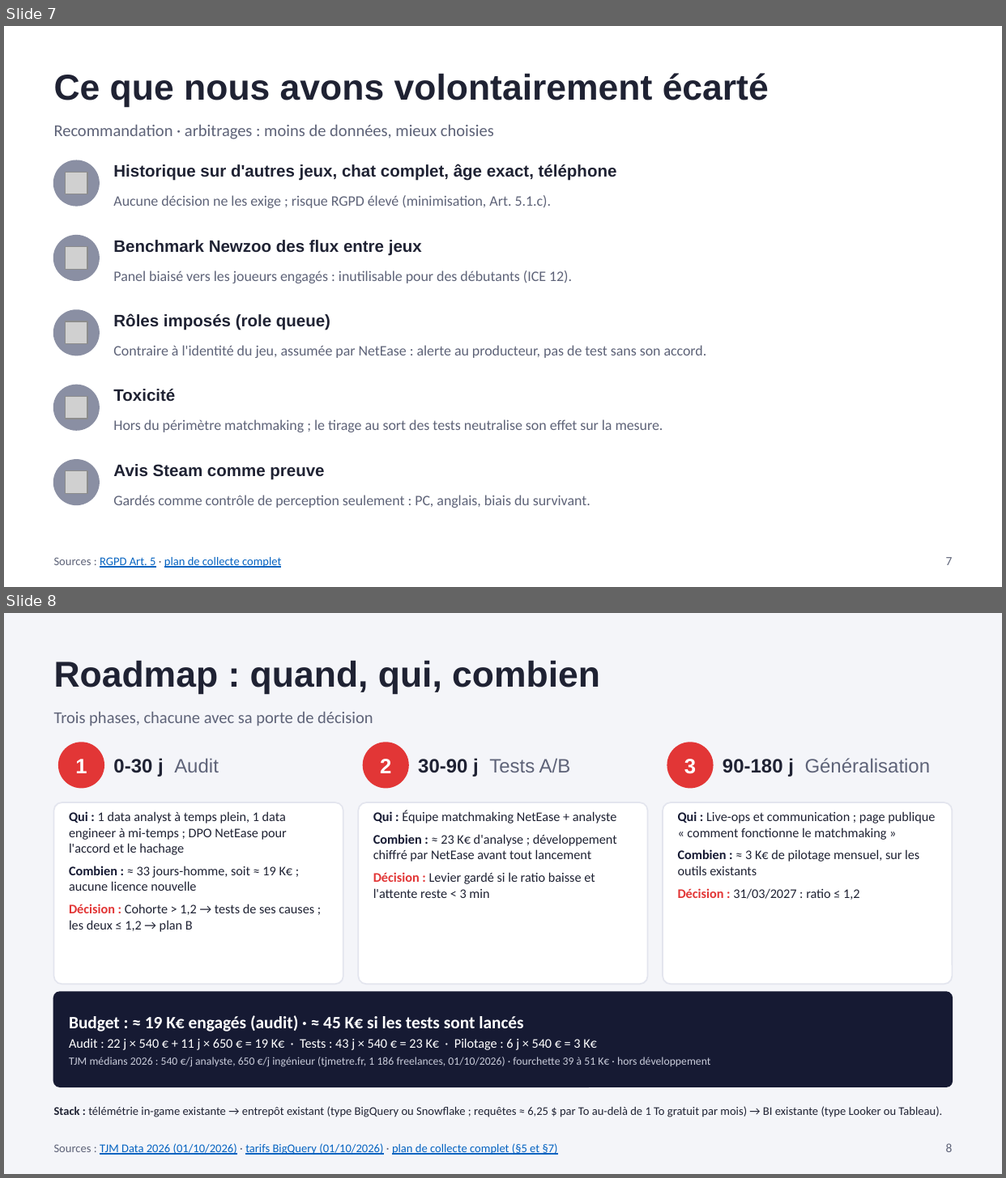
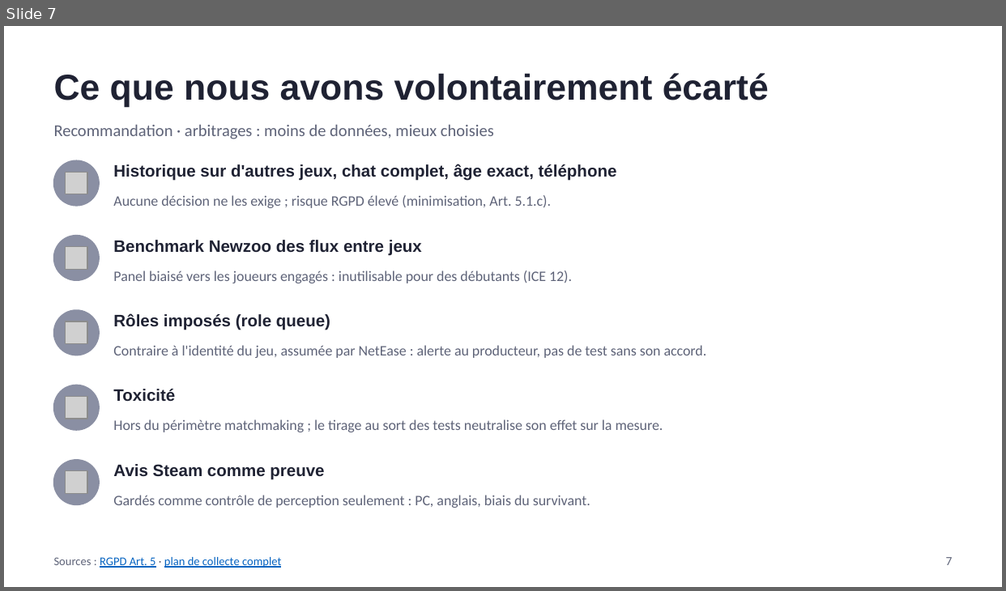
Before and after one commit to noeantoniov1-crypto/SOCIO, a slide deck: docs/presentation/pitch_marvel_rivals_netease.pptx. Shown one above the other, each under a label of ours: slides 7 and 8 before the commit, slide 7 after it. The pictures are 1006x1178 and 1006x591 pixels, drawn with LibreOffice and Linux fonts; fonts in the diff are those of the drawing; grey boxes stand for pictures. Boxes give left, top, right and bottom in pixels: in the first picture for what was removed or moved away, otherwise in the second. Text is boxed around its words. In the diff, an @@ line names an element or a change of style, - is before the commit and + after.

```diff
--- a/docs/presentation/pitch_marvel_rivals_netease.pptx
+++ b/docs/presentation/pitch_marvel_rivals_netease.pptx
@@ slide 8 removed at [4,613,1002,1174], background #F4F5F9 @@
@@ text removed at [54,660,600,694] @@
-Roadmap : quand, qui, combien
@@ text removed at [54,712,373,726] @@
-Trois phases, chacune avec sa porte de décision
@@ ellipse removed at [59,743,104,788] @@
@@ text removed at [113,758,219,777] @@
-0-30 j Audit
@@ ellipse removed at [364,743,408,788] @@
@@ text removed at [418,758,571,777] @@
-30-90 j Tests A/B
@@ ellipse removed at [667,743,713,788] @@
@@ text removed at [722,758,931,777] @@
-90-180 j Généralisation
@@ text removed at [75,759,87,773] @@
-1
@@ text removed at [380,759,391,773] @@
-2
@@ text removed at [684,759,696,774] @@
-3
@@ rounded rectangle removed at [54,803,343,984] @@
@@ rounded rectangle removed at [358,803,648,984] @@
@@ rounded rectangle removed at [663,803,952,984] @@
@@ text removed at [69,811,314,932] @@
-Qui : 1 data analyst à temps plein, 1 data engineer à mi-temps ; DPO NetEase pour l'accord et le hachage
-Combien : ≈ 33 jours-homme, soit ≈ 19 K€ ; aucune licence nouvelle
-Décision : Cohorte > 1,2 → tests de ses causes ; les deux ≤ 1,2 → plan B
@@ text removed at [373,811,617,898] @@
-Qui : Équipe matchmaking NetEase + analyste
-Combien : ≈ 23 K€ d'analyse ; développement chiffré par NetEase avant tout lancement
-Décision : Levier gardé si le ratio baisse et l'attente reste < 3 min
@@ text removed at [678,811,935,900] @@
-Qui : Live-ops et communication ; page publique « comment fonctionne le matchmaking »
-Combien : ≈ 3 K€ de pilotage mensuel, sur les outils existants
-Décision : 31/03/2027 : ratio ≤ 1,2
@@ rounded rectangle removed at [54,992,952,1087] @@
@@ text removed at [69,1016,711,1067] @@
-Budget : ≈ 19 K€ engagés (audit) · ≈ 45 K€ si les tests sont lancés
-Audit : 22 j × 540 € + 11 j × 650 € = 19 K€ · Tests : 43 j × 540 € = 23 K€ · Pilotage : 6 j × 540 € = 3 K€
-TJM médians 2026 : 540 €/j analyste, 650 €/j ingénieur (tjmetre.fr, 1 186 freelances, 01/10/2026) · fourchette 39 à 51 K€ · hors développement
@@ text removed at [54,1106,942,1118] @@
-Stack : télémétrie in-game existante → entrepôt existant (type BigQuery ou Snowflake ; requêtes ≈ 6,25 $ par To au-delà de 1 To gratuit par mois) → BI existante (type Looker ou Tableau).
@@ text removed at [54,1144,558,1155] @@
-Sources : TJM Data 2026 (01/10/2026) · tarifs BigQuery (01/10/2026) · plan de collecte complet (§5 et §7)
@@ text removed at [946,1144,953,1152] @@
-8
```
Also in this commit, not shown: 3 slides changed, 2 slides added, 1 other file.
